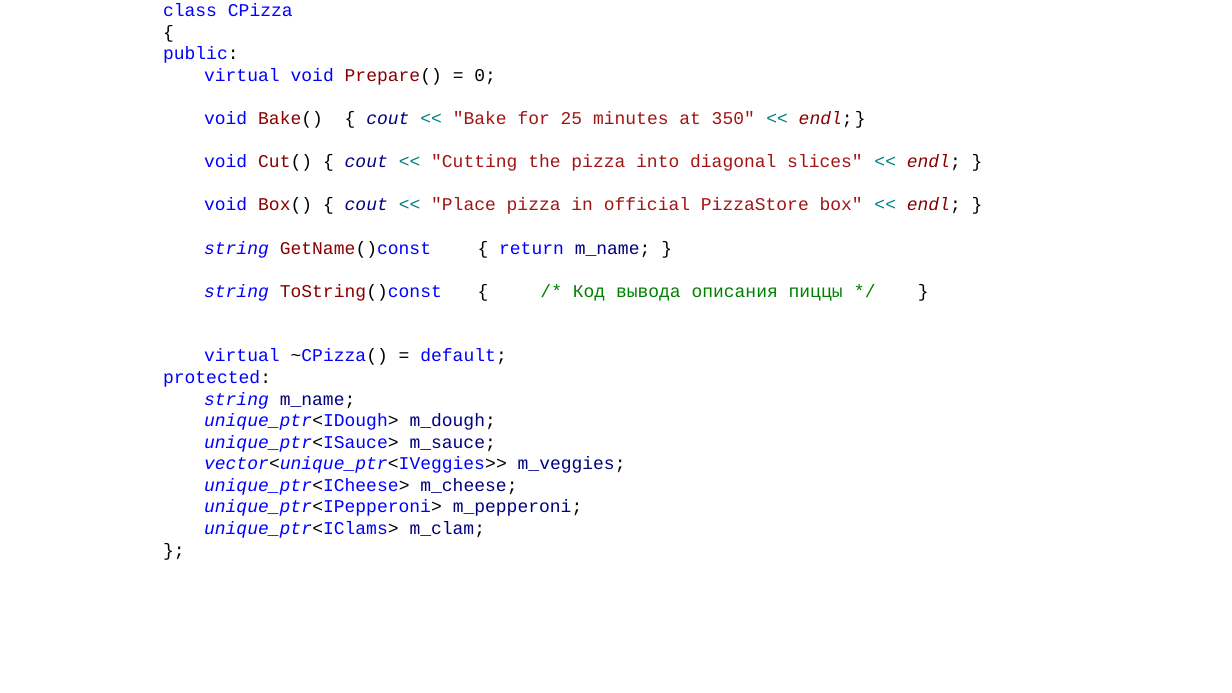
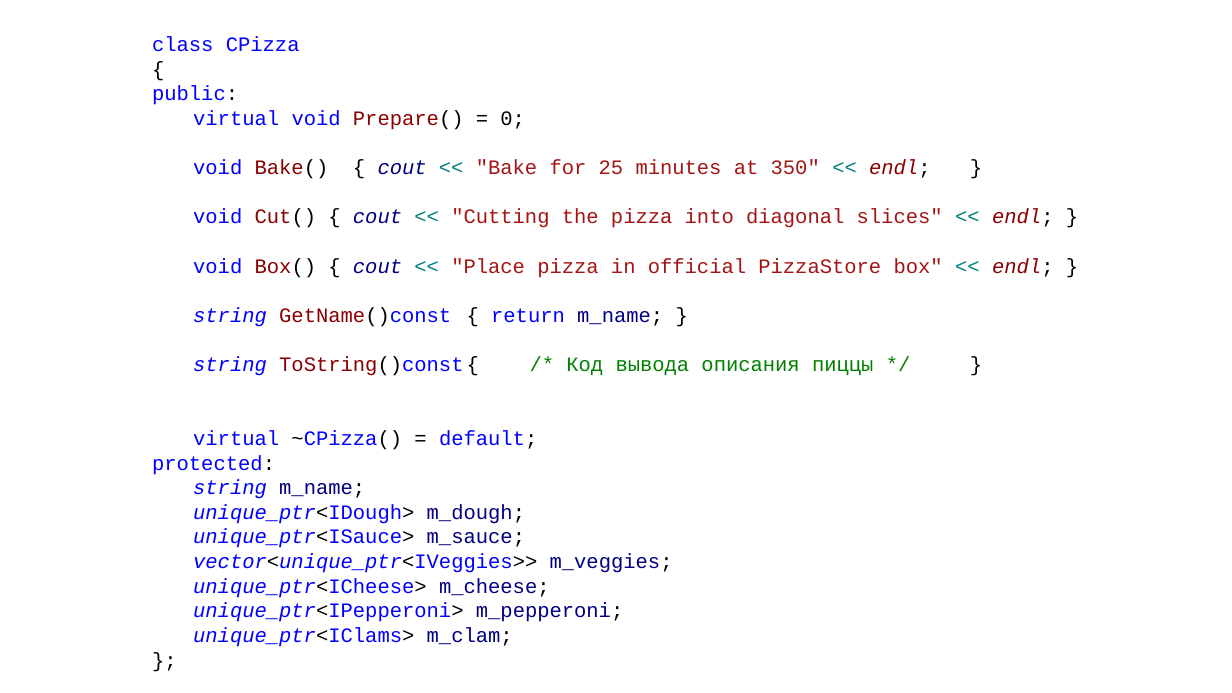
Before and after one commit to alexey-malov/ood, a slide deck: slide 49 of lectures/04.factory/factory.pptx (slide 48 before the commit). Drawn at 1232x693 pixels with LibreOffice and Linux fonts; fonts in the diff are those of the drawing. Boxes give left, top, right and bottom in pixels: in the first picture for what was removed or moved away, otherwise in the second. Text is boxed around its words. In the diff, an @@ line names an element or a change of style, - is before the commit and + after.

```diff
--- a/lectures/04.factory/factory.pptx
+++ b/lectures/04.factory/factory.pptx
@@ text "class CPizza": place and size @@
-text "class CPizza" at box(163, 4, 961, 538)
+text "class CPizza" at box(152, 36, 1053, 647)
@@ text "class CPizza" at box(152, 36, 1053, 647): size 14 to 16 pt @@
```
Also in this commit, not shown: 2 other slides changed, 2 slides added, 1 slide removed, 7 other files.
